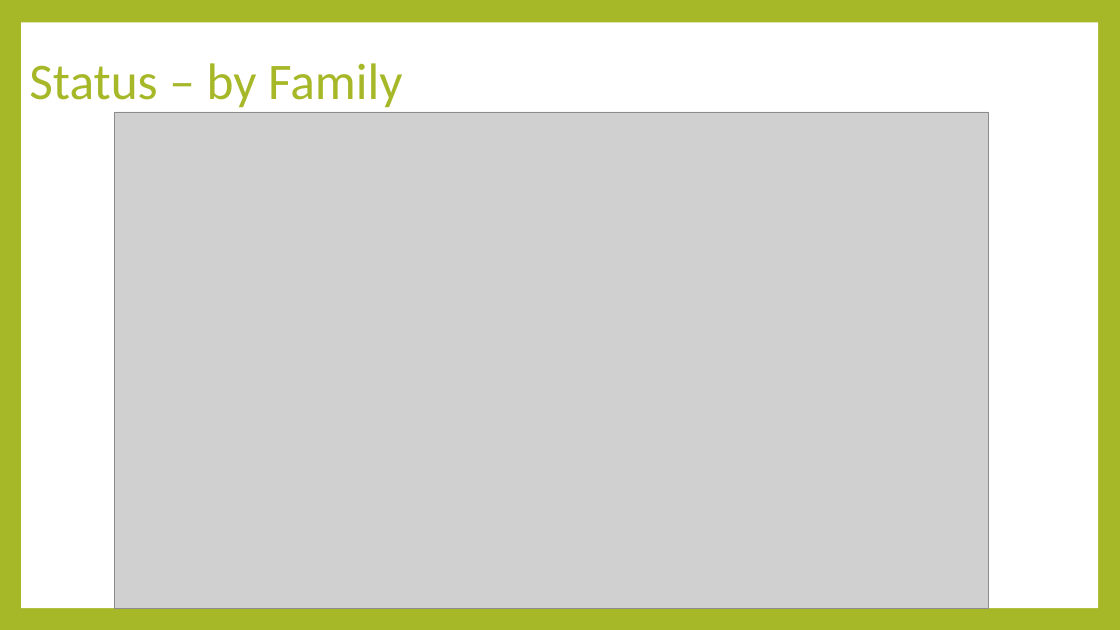
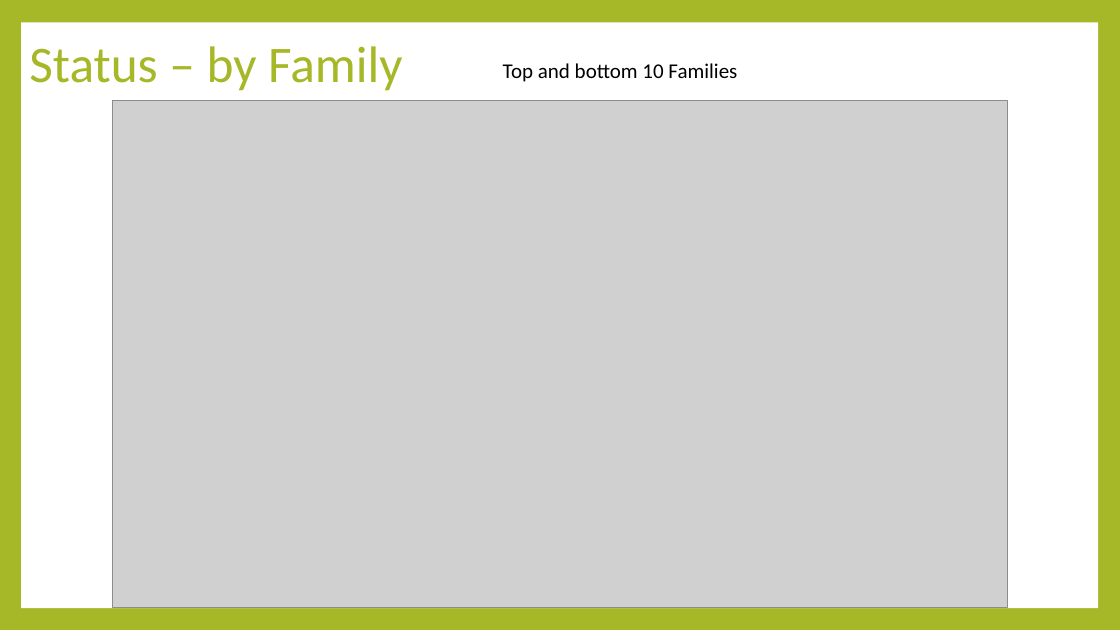
Before and after one commit to luisasenecio/RapidAdaptation, a slide deck: slide 10 of RapidAdaptation_DataExploration.pptx (slide 6 before the commit). Drawn at 1120x630 pixels with LibreOffice and Linux fonts; fonts in the diff are those of the drawing; grey boxes stand for pictures. Boxes give left, top, right and bottom in pixels: in the first picture for what was removed or moved away, otherwise in the second. Text is boxed around its words. In the diff, an @@ line names an element or a change of style, - is before the commit and + after.

```diff
--- a/RapidAdaptation_DataExploration.pptx
+++ b/RapidAdaptation_DataExploration.pptx
@@ title "Status – by Family": place and size @@
-title "Status – by Family" at [29, 63, 402, 108]
+title "Status – by Family" at [29, 46, 402, 91]
@@ text added at [503, 63, 737, 82], 18 pt, text #000000 @@
+Top and bottom 10 Families
@@ picture: place and size @@
-picture at [115, 112, 989, 608]
+picture at [113, 101, 1007, 608]
```
Also in this commit, not shown: 9 other slides changed, 11 slides added, 3 slides removed, 17 other files.
